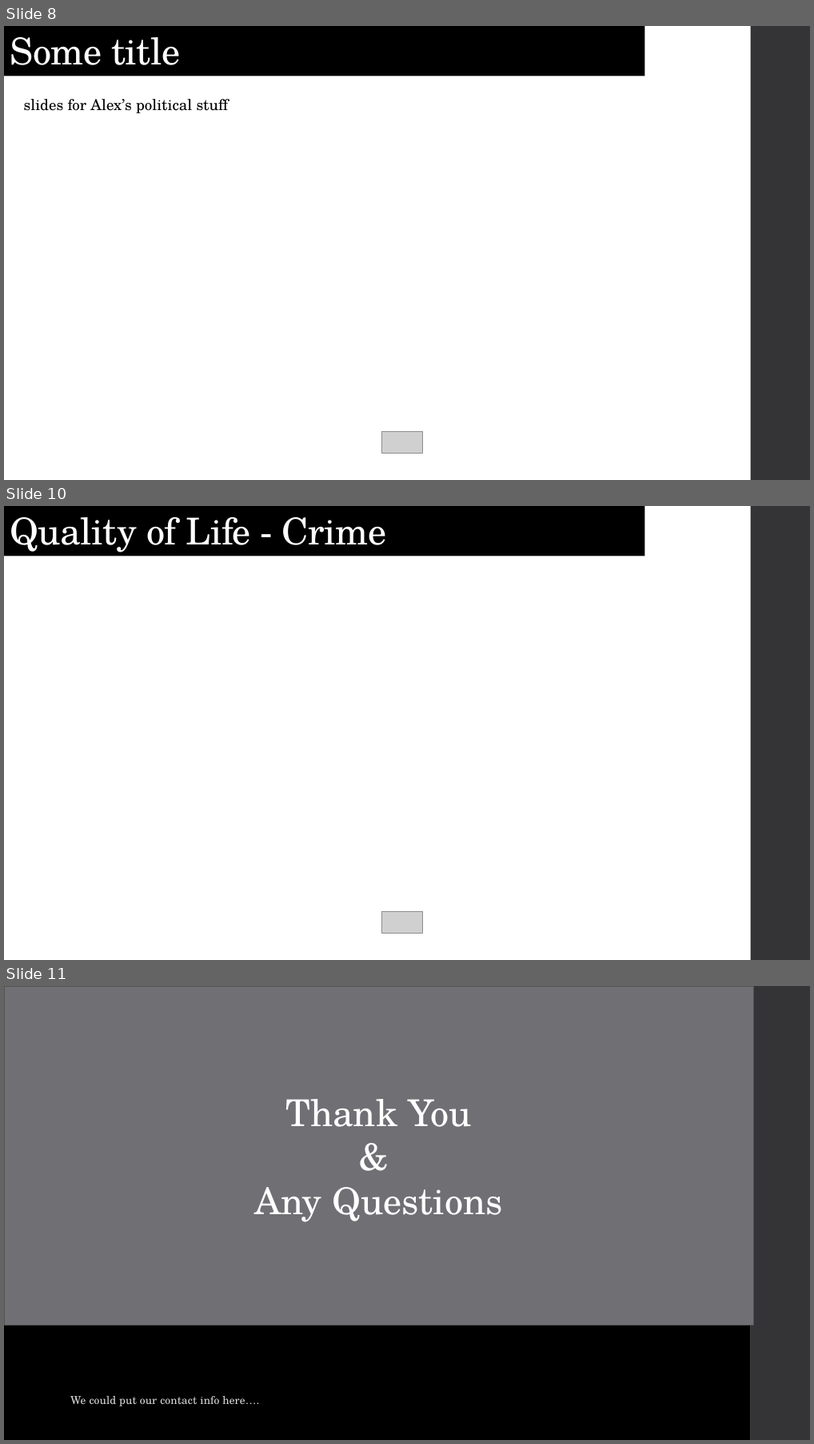
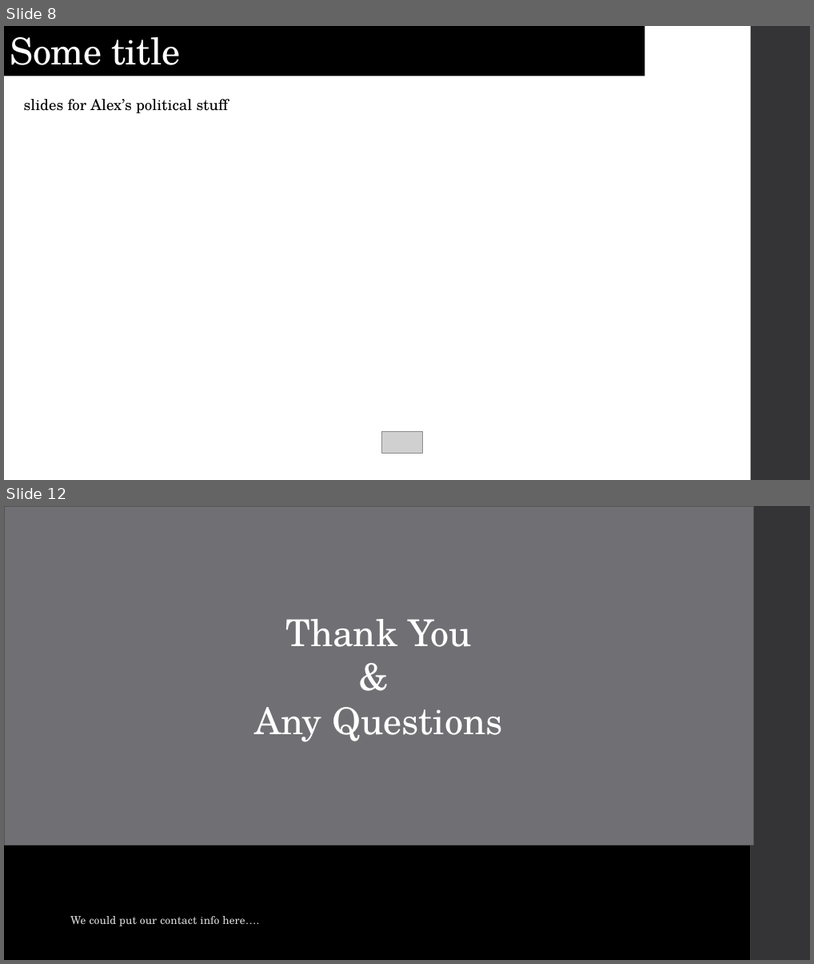
Before and after one commit to jasgarcia/NCGrowth, a slide deck: presentation/NC Growth.pptx. Shown one above the other, each under a label of ours: slides 8, 10 and 11 before the commit, slides 8 and 12 after it; the slides between them are not shown. The pictures are 814x1444 and 814x964 pixels, drawn with LibreOffice and Linux fonts; fonts in the diff are those of the drawing; grey boxes stand for pictures. Boxes give left, top, right and bottom in pixels: in the first picture for what was removed or moved away, otherwise in the second. Text is boxed around its words. In the diff, an @@ line names an element or a change of style, - is before the commit and + after.

```diff
--- a/presentation/NC Growth.pptx
+++ b/presentation/NC Growth.pptx
@@ slide 10 removed at box(4, 506, 810, 960), background #FFFFFF; not listed: 1 template element that a slide beside it also shows @@
@@ title removed at box(4, 506, 646, 556) @@
-Quality of Life - Crime
@@ picture removed at box(382, 912, 422, 933) @@
@@ what was slide 11 is now slide 12 @@
```
Also in this commit, not shown: 3 slides changed, 2 slides added, 7 other files.
